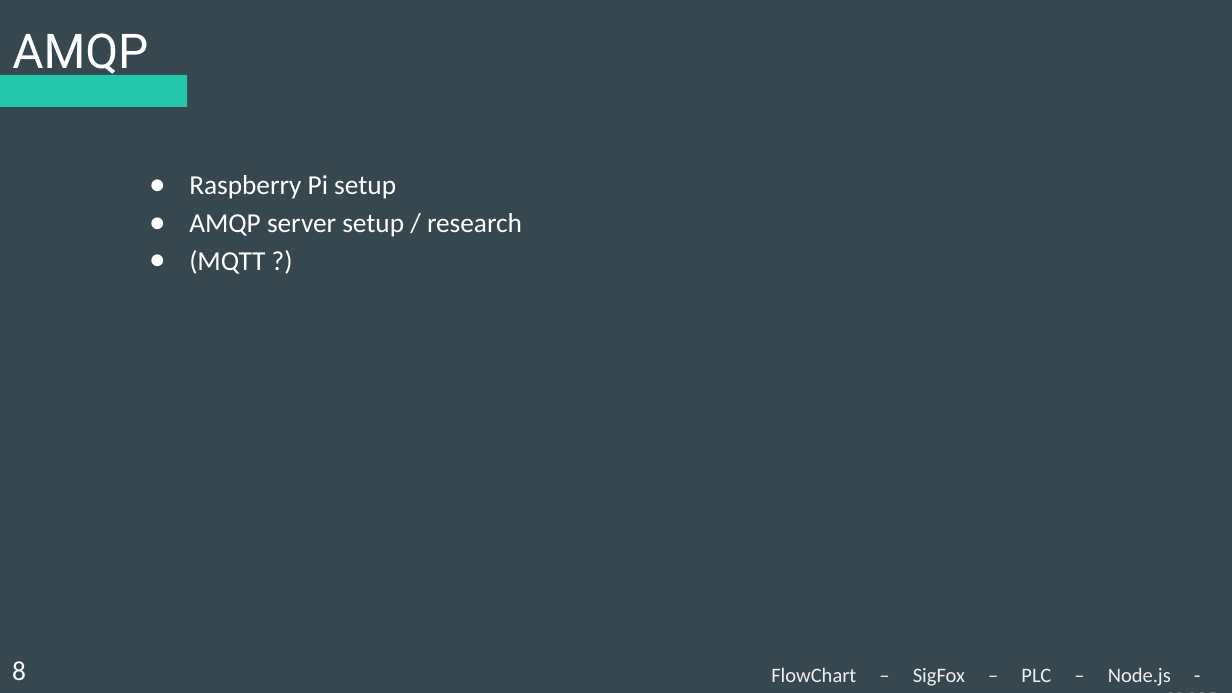
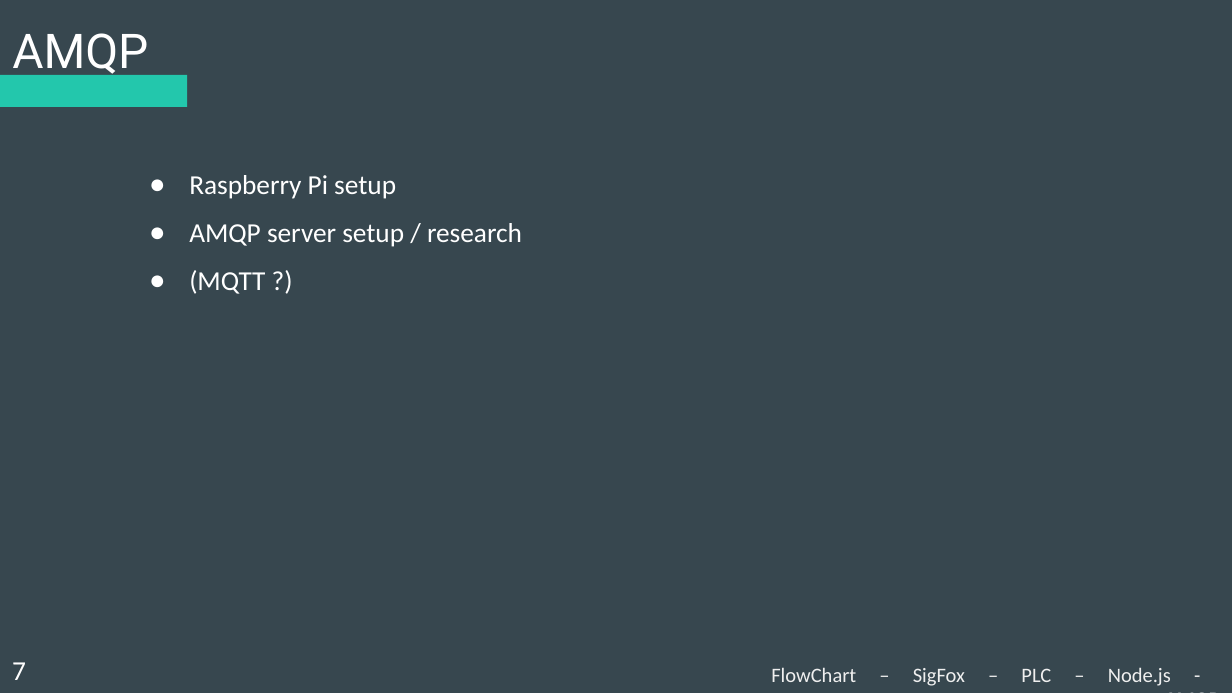
Before and after one commit to Koffiejoe/IA-EnOcean, a slide deck: slide 7 of Presentaties/2Wekelijkse PowerPoint/nieuweppt.pptx. Drawn at 1232x693 pixels with LibreOffice and Linux fonts; fonts in the diff are those of the drawing. Boxes give left, top, right and bottom in pixels: in the first picture for what was removed or moved away, otherwise in the second. Text is boxed around its words. In the diff, an @@ line names an element or a change of style, - is before the commit and + after.

```diff
--- a/Presentaties/2Wekelijkse PowerPoint/nieuweppt.pptx
+++ b/Presentaties/2Wekelijkse PowerPoint/nieuweppt.pptx
@@ subtitle "Raspberry Pi setup" at <box>189,175,522,294</box>: more space between paragraphs @@
@@ text at <box>12,662,26,680</box>: text changed @@
-8
+7
```
Also in this commit, not shown: 4 other slides changed, 2 other files.
